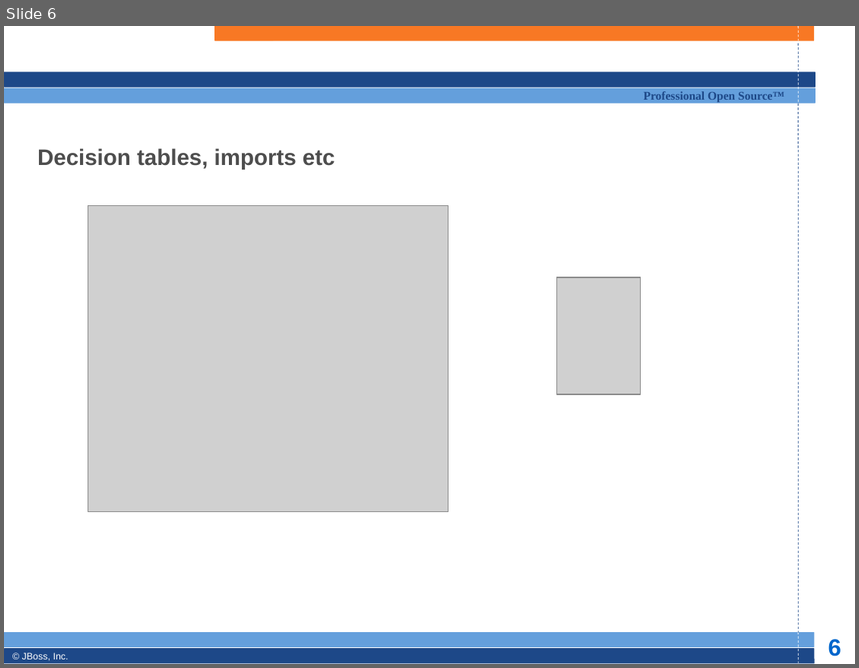
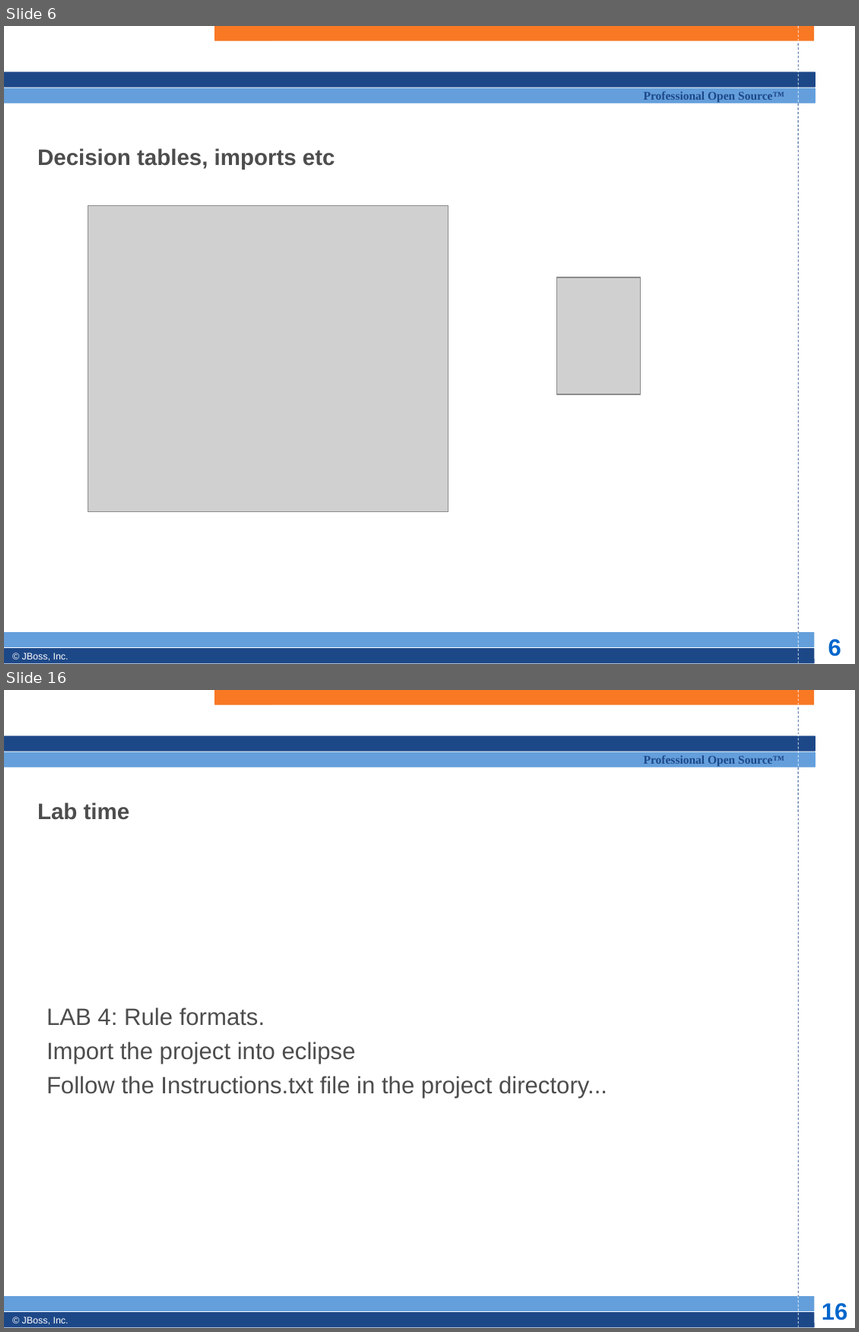
Before and after one commit to bobmcwhirter/drools, a slide deck: documentation/training/developers-course/Module 6 - rule formats.odp. Shown one above the other, each under a label of ours: slide 6 before the commit, slides 6 and 16 after it; the slides between them are not shown. The pictures are 859x668 and 859x1332 pixels, drawn with LibreOffice and Linux fonts; fonts in the diff are those of the drawing; grey boxes stand for pictures; background and template pictures are left out. Boxes give left, top, right and bottom in pixels: in the first picture for what was removed or moved away, otherwise in the second. Text is boxed around its words. In the diff, an @@ line names an element or a change of style, - is before the commit and + after.

```diff
--- a/documentation/training/developers-course/Module 6 - rule formats.odp
+++ b/documentation/training/developers-course/Module 6 - rule formats.odp
@@ slide 16 added at [4,690,855,1328], background #FFFFFF; not listed: 13 template elements that a slide beside it also shows @@
@@ title added at [37,802,130,820], 19 pt, text #4D4D4D, bold @@
+Lab time
@@ subtitle added at [47,1008,607,1098], 20 pt, text #4D4D4D @@
+LAB 4: Rule formats.
+Import the project into eclipse
+Follow the Instructions.txt file in the project directory...
```
Also in this commit, not shown: 7 slides changed, 6 other slides added, 2 other files.
